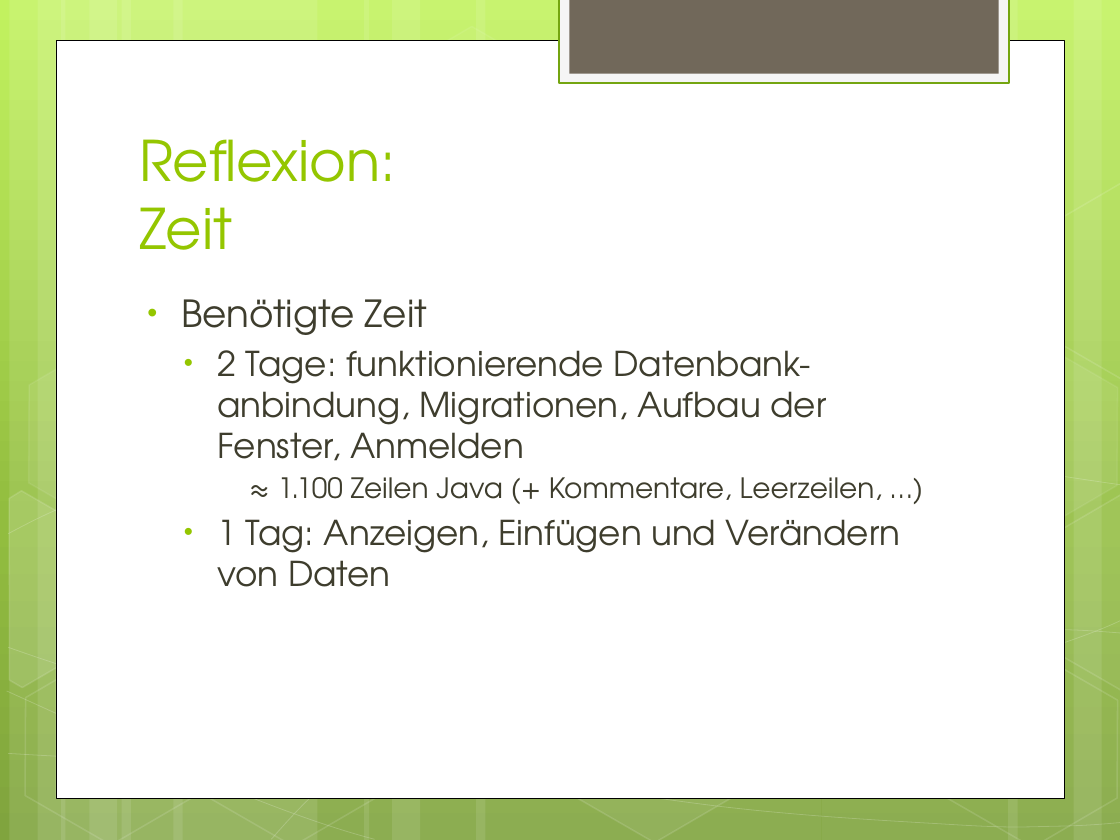
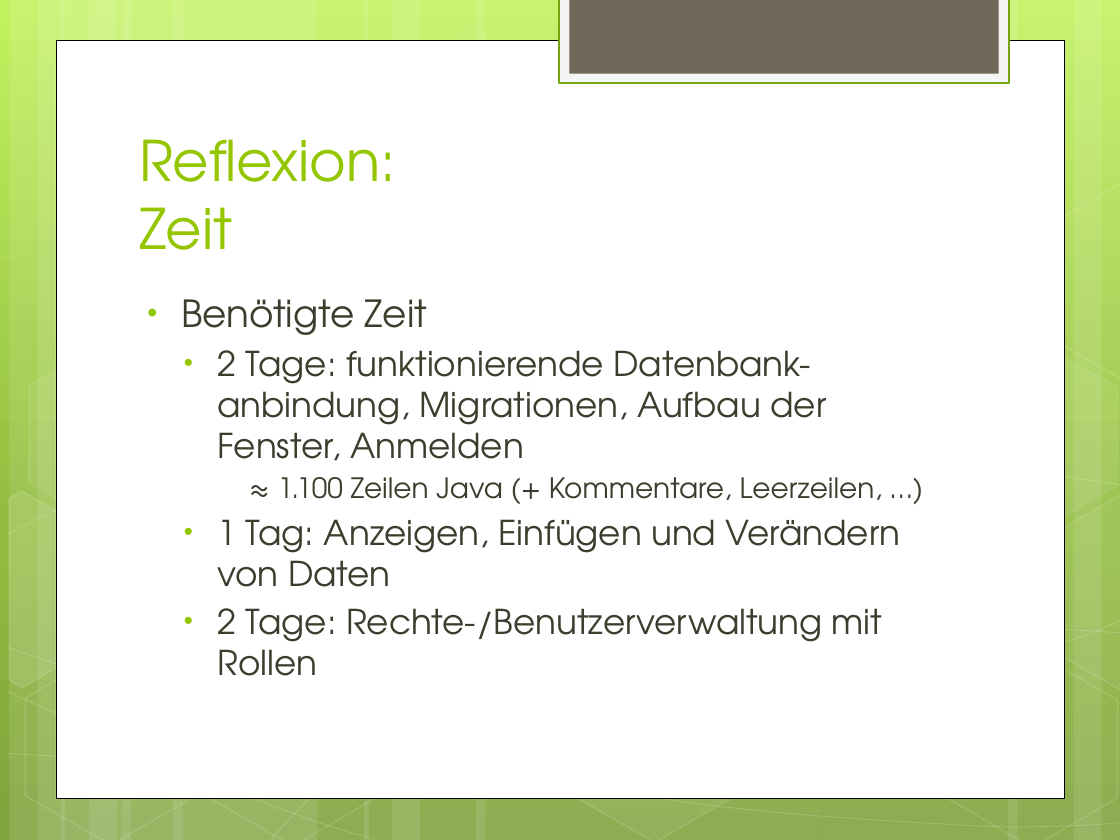
Before and after one commit to mabako/whz-db-ss12, a slide deck: slide 19 of Praesentation Datenbanken II.pptx. Drawn at 1120x840 pixels with LibreOffice and Linux fonts; fonts in the diff are those of the drawing. Boxes give left, top, right and bottom in pixels: in the first picture for what was removed or moved away, otherwise in the second. Text is boxed around its words. In the diff, an @@ line names an element or a change of style, - is before the commit and + after.

Commit message:
Benutzerverwaltung implementiert

```diff
--- a/Praesentation Datenbanken II.pptx
+++ b/Praesentation Datenbanken II.pptx
@@ text at bbox=[217, 608, 882, 676]: paragraph added @@
+  • 2 Tage: Rechte-/Benutzerverwaltung mit Rollen
```
Also in this commit, not shown: 1 other slide changed, 9 other files.
